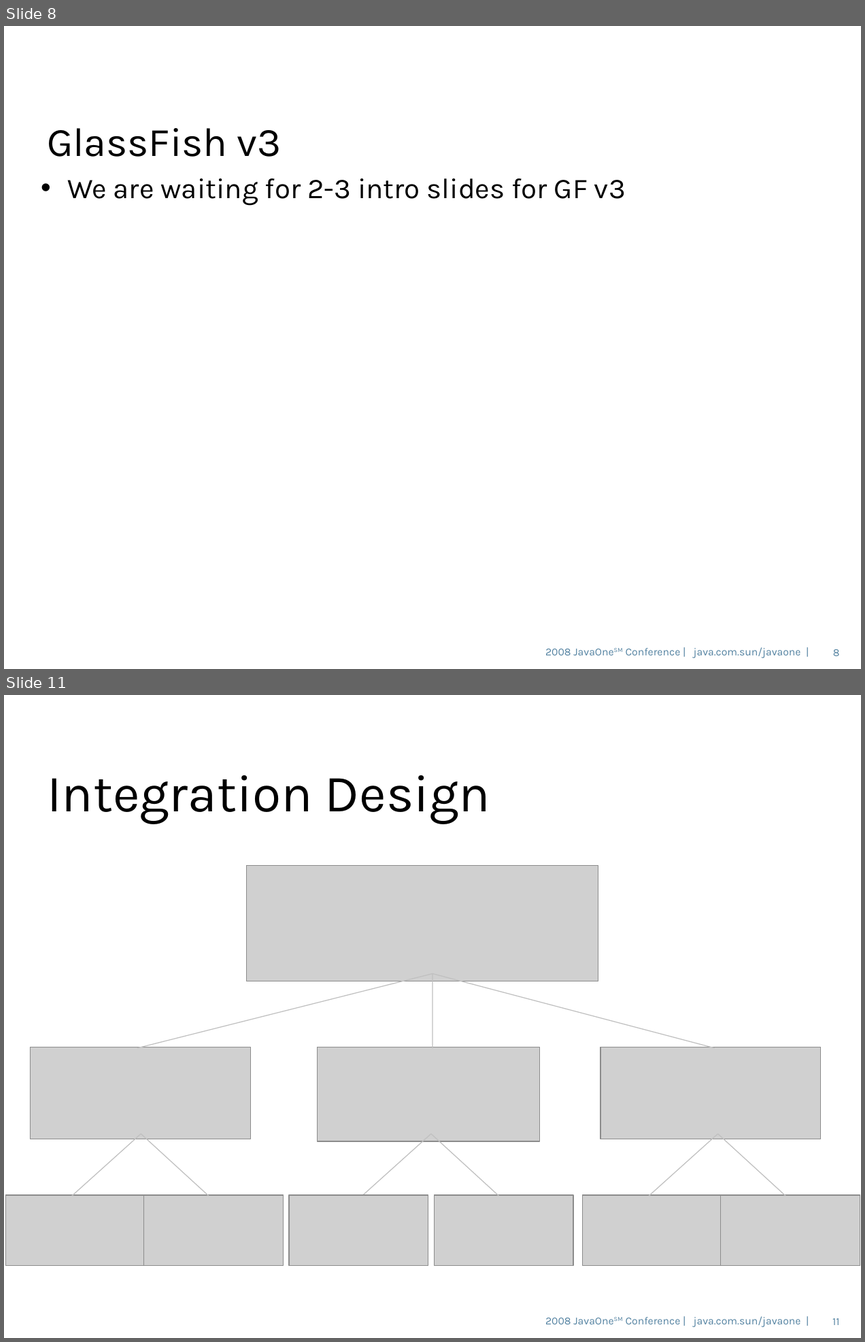
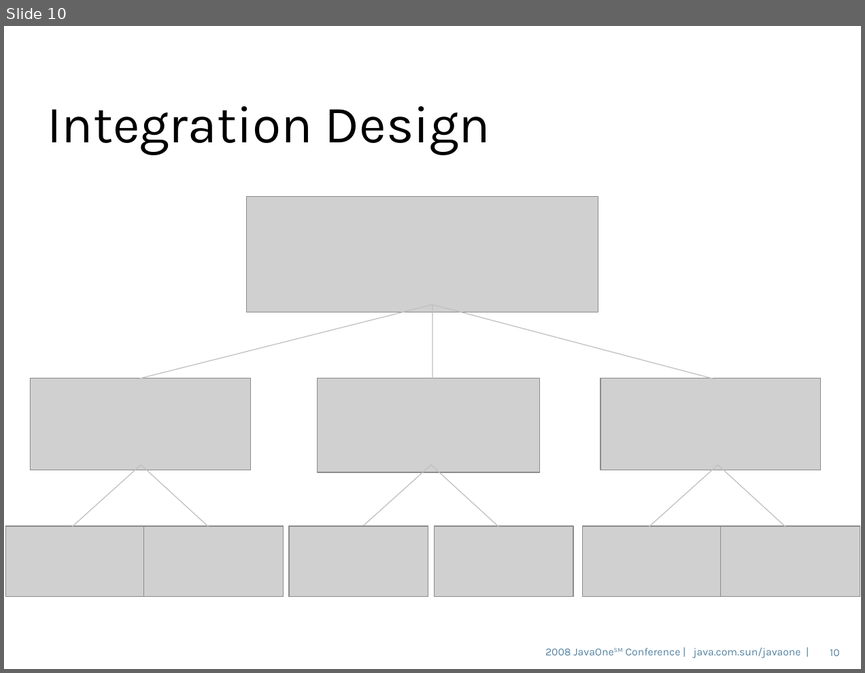
Before and after one commit to dmatej/Glassfish-SVN-Patched, a slide deck: v3/admingui/j1plugin/gfplugin/4520_gfplugin.odp. Shown one above the other, each under a label of ours: slides 8 and 11 before the commit, slide 10 after it; the slides between them are not shown. The pictures are 865x1342 and 865x673 pixels, drawn with LibreOffice and Linux fonts; fonts in the diff are those of the drawing; grey boxes stand for pictures; background and template pictures are left out. Boxes give left, top, right and bottom in pixels: in the first picture for what was removed or moved away, otherwise in the second. Text is boxed around its words. In the diff, an @@ line names an element or a change of style, - is before the commit and + after.

Commit message:
remove extra slide #8

```diff
--- a/v3/admingui/j1plugin/gfplugin/4520_gfplugin.odp
+++ b/v3/admingui/j1plugin/gfplugin/4520_gfplugin.odp
@@ slide 8 removed at bbox=[4, 26, 861, 669], background picture (left out); not listed: 2 template elements that a slide beside it also shows @@
@@ title removed at bbox=[47, 128, 281, 157] @@
-GlassFish v3
@@ text removed at bbox=[67, 178, 626, 206] @@
-• We are waiting for 2-3 intro slides for GF v3
@@ what was slide 11 is now slide 10 @@
@@ page number at bbox=[830, 649, 840, 656]: text changed @@
-11
+10
```
Also in this commit, not shown: 10 slides changed.
